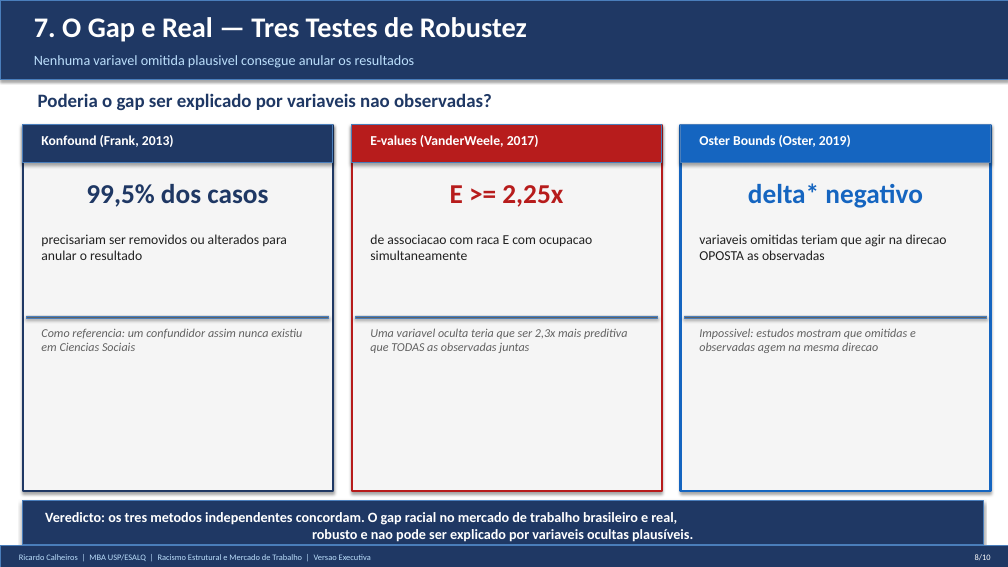
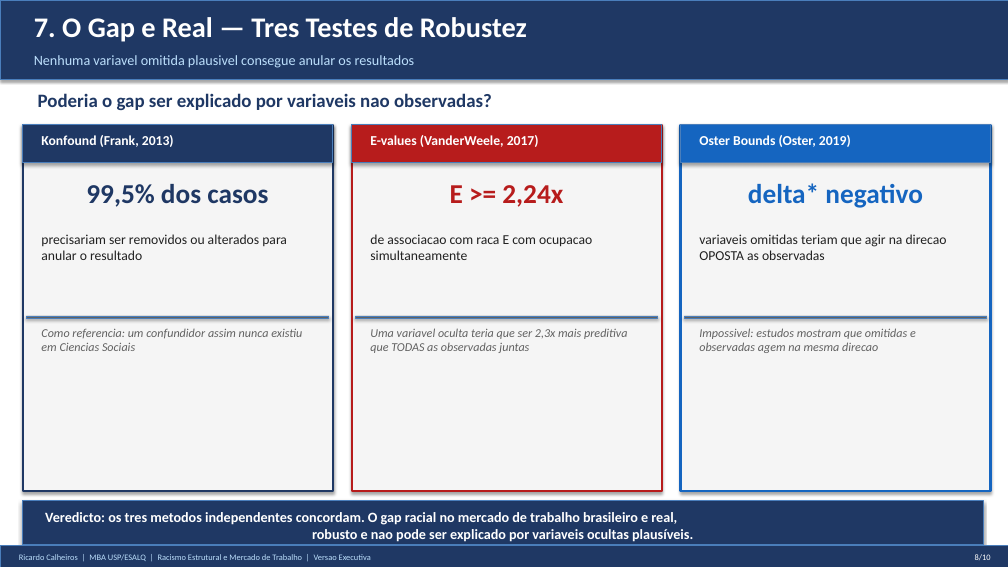
Before and after one commit to rickinrj-ux/ProjetoRacismoPNAD, a slide deck: slide 8 of apresentacao_executiva_tcc.pptx. Drawn at 1008x567 pixels with LibreOffice and Linux fonts; fonts in the diff are those of the drawing. Boxes give left, top, right and bottom in pixels: in the first picture for what was removed or moved away, otherwise in the second. Text is boxed around its words. In the diff, an @@ line names an element or a change of style, - is before the commit and + after.

```diff
--- a/apresentacao_executiva_tcc.pptx
+++ b/apresentacao_executiva_tcc.pptx
@@ text at bbox=[450, 185, 563, 207]: text changed @@
-E >= 2,25x
+E >= 2,24x
```
Also in this commit, not shown: 5 other slides changed, 2 other files.
